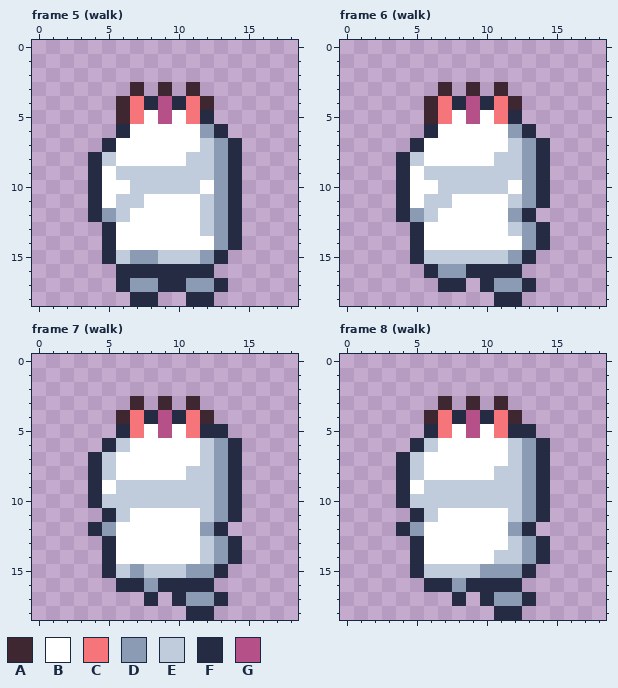
A pixel-art file gets an edit: art/minis/dog-ginger@50.aseprite. The picture above was drawn from the file before the commit.
19x19 pixels, 28 frames. Shown: frame 5 (walk), frame 6 (walk), frame 7 (walk), frame 8 (walk). The commit also changed other frames, which this record leaves out.
Palette (. is transparent): A #3e2731  B #ffffff  C #f6757a  D #8b9bb4  E #c0cbdc  F #262b44  G #b55088
Pixels before, frame 5 (walk), first column x 4:
 3 ...A.A.A...
 4 ..ACFGFCA..
 5 ..ACBGBCF..
 6 ..FBBBBBDF.
 7 .FBBBBBBEDF
 8 FEBBBBBEEDF
 9 FBEEEEEEEDF
10 FBBEEEEEBDF
11 FBEEBBBBEDF
12 FDEBBBBBEDF
13 .FBBBBBBEDF
14 .FBBBBBBBDF
15 .FEDDEEEDF.
16 ..FFFFFFF..
17 ..FDDFFDDF.
18 ...FF..FF..
Pixels before, frame 6 (walk), first column x 4:
 3 ...A.A.A...
 4 ..ACFGFCA..
 5 ..ACBGBCF..
 6 ..FBBBBBDF.
 7 .FBBBBBBEDF
 8 FEBBBBBEEDF
 9 FBEEEEEEEDF
10 FBBEEEEEBDF
11 FBEEBBBBEDF
12 FDEBBBBBDF.
13 .FBBBBBBEDF
14 .FBBBBBBBDF
15 .FEEEEEEDF.
16 ..FDDFFFF..
17 ...FF.FDDF.
18 .......FF..
Pixels before, frame 7 (walk), first column x 4:
 3 ...A.A.A...
 4 ..ACFGFCA..
 5 ..FCBGBCFF.
 6 .FEBBBBBEDF
 7 FEBBBBBBEDF
 8 FEBBBBBEEDF
 9 FBEEEEEEEDF
10 FEEEEEEEEDF
11 .FEBBBBBEDF
12 FDBBBBBBDF.
13 .FBBBBBBEDF
14 .FBBBBBBEDF
15 .FEDEEEDDF.
16 ..FFDFFFF..
17 ....F.FDDF.
18 .......FF..
Pixels before, frame 8 (walk), first column x 4:
 3 ...A.A.A...
 4 ..ACFGFCA..
 5 ..FCBGBCFF.
 6 .FEBBBBBEDF
 7 FEBBBBBBEDF
 8 FEBBBBBEEDF
 9 FBEEEEEEEDF
10 FEEEEEEEEDF
11 .FEBBBBBEDF
12 FDBBBBBBDF.
13 .FBBBBBBEDF
14 .FBBBBBEEDF
15 .FEEEEDDDF.
16 ..FFDFFFF..
17 ....F.FDDF.
18 .......FF..
The same view after the edit:
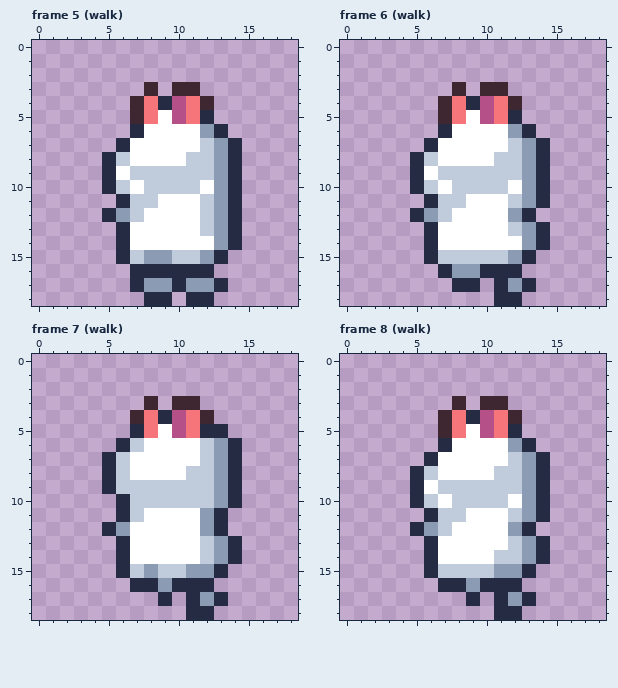
The author wrote: Keep dog motion inside readable pack silhouettes
What changed:
Changed rows in their new state; - is an unchanged pixel.
Frame 5 (walk):
first column x 4:
 3 ---.A.A
 4 --.ACFG
 5 --.ACBG
 6 --.F---
 7 -.F----
 8 .FE----
 9 .FB----
10 .FEB---
11 ..F-E--
12 .FDE---
13 -.F----
14 -.F----
15 -.FE-D-
16 --.----
17 --.F-D-
18 ---.-F-
Frame 6 (walk):
first column x 4:
 3 ---.A.A-
 4 --.ACFG-
 5 --.ACBG-
 6 --.F----
 7 -.F-----
 8 .FE-----
 9 .FB-----
10 .FEB----
11 ..F-E---
12 .FDE----
13 -.F-----
14 -.F-----
15 -.F-----
16 --.F-D--
17 ---.-F.F
Frame 7 (walk):
first column x 4:
 3 ---.A.A----
 4 --.ACFG----
 5 --.FCBG----
 6 -.FE-------
 7 .FE--------
 8 .FE--------
 9 .F---------
10 ..F--------
11 -.FE----DF.
12 .FD--------
13 -.F--------
14 -.F--------
15 -.FED------
16 --.-FD-----
17 ----.F.F---
Frame 8 (walk):
first column x 4:
 3 ---.A.A----
 4 --.ACFG----
 5 --.ACBG--.-
 6 -..F----DF.
 7 ..F--------
 8 .FE--------
 9 .FB--------
10 .F-B----B--
11 -.FEE------
12 .FDE-------
13 -.F--------
14 -.F--------
15 -.F---E----
16 --.-FD-----
17 ----.F.F---
